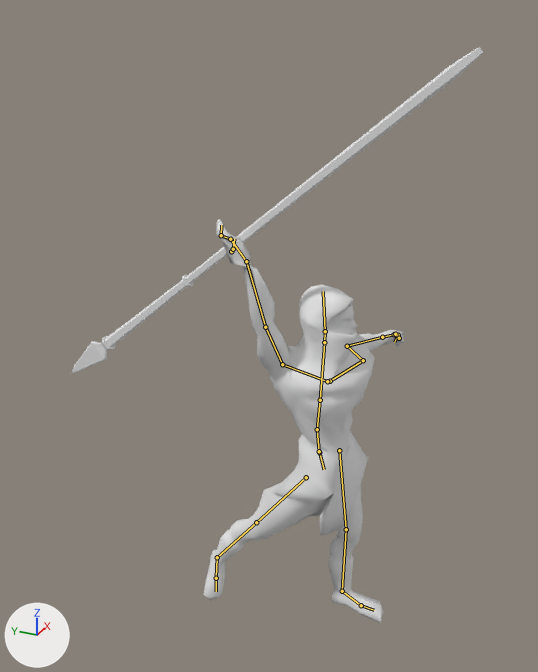
An edit to the Blender file Assets/Project Assets/Models/Hunter/WarriorNeanderthal1.blend, drawn before and after from the same camera.
Both versions are drawn from a 50 mm camera at (-2.94, -0.81, 3.09) aimed at (0.22, 0.61, 1.52). The axes (+X, +Y, +Z) are drawn at lower left. The lights are the same throughout. Both versions are drawn at frame 26 of the action 'Hunter_RangeAtk'; the numbers are the values there. The bones that bend it are drawn over the model as lines.

Objects in the first picture: 'Hunter', 'Spear'.
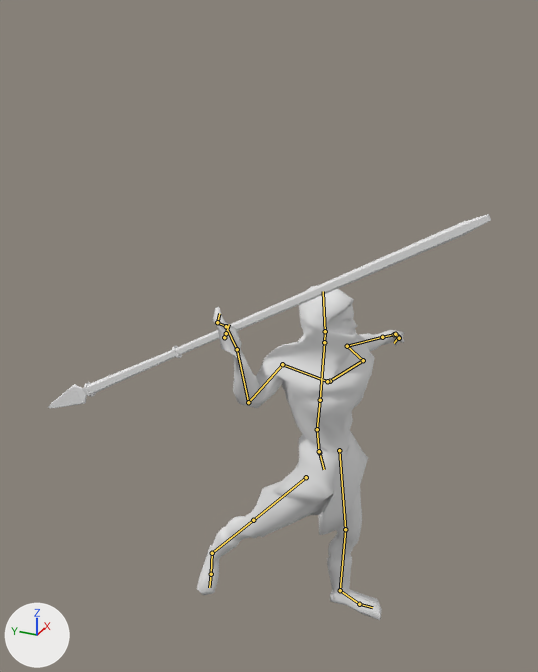
Boxes [x1, y1, x2, y2] around the edits, measured in the pictures (538 x 672 px):
'Hunter', posed (17% shorter): before [203, 220, 405, 623]; after [197, 285, 405, 620]
'Spear', posed (8% wider, 40% shorter): before [71, 47, 483, 373]; after [48, 214, 491, 408]
bone 'Finger1.L', root to tip: before (394, 334) to (398, 335); after (394, 334) to (398, 337)

Patch to the scene script:
```diff
--- a/Assets/Project Assets/Models/Hunter/WarriorNeanderthal1.blend.py
+++ b/Assets/Project Assets/Models/Hunter/WarriorNeanderthal1.blend.py
@@ bone_finger1_l @@
 bone_finger1_l = bpy.data.objects['Armature'].pose.bones['Finger1.L']  # child of 'Hand.L'
-bone_finger1_l.rotation_quaternion = (1.0, 0.0, 0.0, 0.0)  # degrees (0, 0, 0)
+bone_finger1_l.rotation_quaternion = (0.993, 0.002, 0.001, 0.12)  # degrees (0, 0, 14)
@@ bone_elbow_ik_r @@
 bone_elbow_ik_r = bpy.data.objects['Armature'].pose.bones['Elbow_IK.R']  # child of 'Pevis_IK'
-bone_elbow_ik_r.location = (0.073, -0.187, 0.049)
+bone_elbow_ik_r.location = (-0.556, 0.799, 0.423)
@@ bone_hand_ik_r @@
 bone_hand_ik_r = bpy.data.objects['Armature'].pose.bones['Hand_IK.R']  # child of 'Pevis_IK'
-bone_hand_ik_r.location = (-0.555, -0.536, 0.137)
-bone_hand_ik_r.rotation_quaternion = (-0.223, -0.7, 0.657, 0.172)  # degrees (147, -3, -86)
+bone_hand_ik_r.location = (-0.154, -0.497, 0.22)
+bone_hand_ik_r.rotation_quaternion = (-0.16, -0.721, 0.665, 0.108)  # degrees (158, -3, -85)
@@ bone_foot_ik_l @@
 bone_foot_ik_l = bpy.data.objects['Armature'].pose.bones['Foot_IK.L']
-bone_foot_ik_l.location = (-0.014, 0.003, 0.0)
-bone_foot_ik_l.rotation_quaternion = (0.967, 0.253, 0.002, -0.009)  # degrees (29, 1, -1)
+bone_foot_ik_l.location = (-0.014, -0.009, 0.0)
+bone_foot_ik_l.rotation_quaternion = (0.952, 0.257, -0.007, -0.051)  # degrees (30, 1, -6)
@@ bone_foot_ik_r @@
 bone_foot_ik_r = bpy.data.objects['Armature'].pose.bones['Foot_IK.R']
-bone_foot_ik_r.location = (0.128, -0.736, -0.06)
-bone_foot_ik_r.rotation_quaternion = (0.661, 0.571, 0.274, 0.402)  # degrees (79, -6, 58)
+bone_foot_ik_r.location = (0.127, -0.787, -0.06)
+bone_foot_ik_r.rotation_quaternion = (0.648, 0.534, 0.353, 0.49)  # degrees (76, -3, 71)
```
